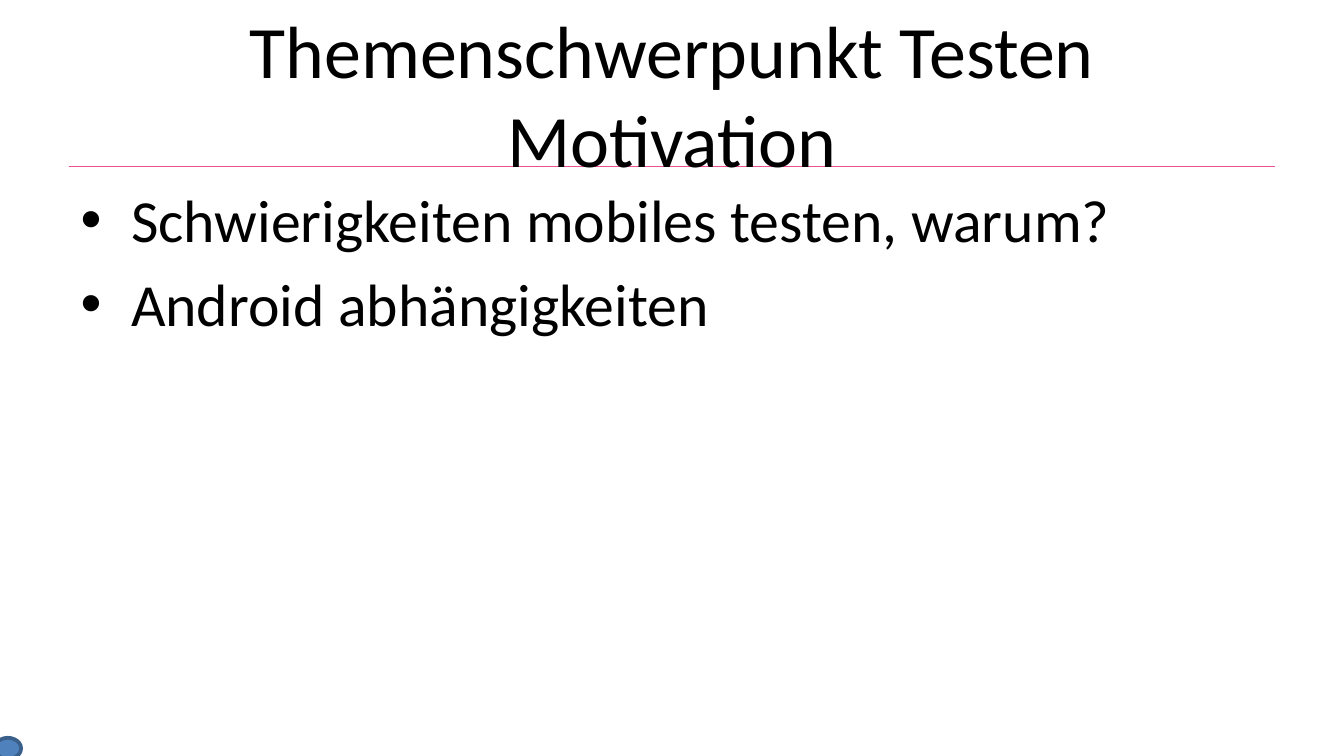
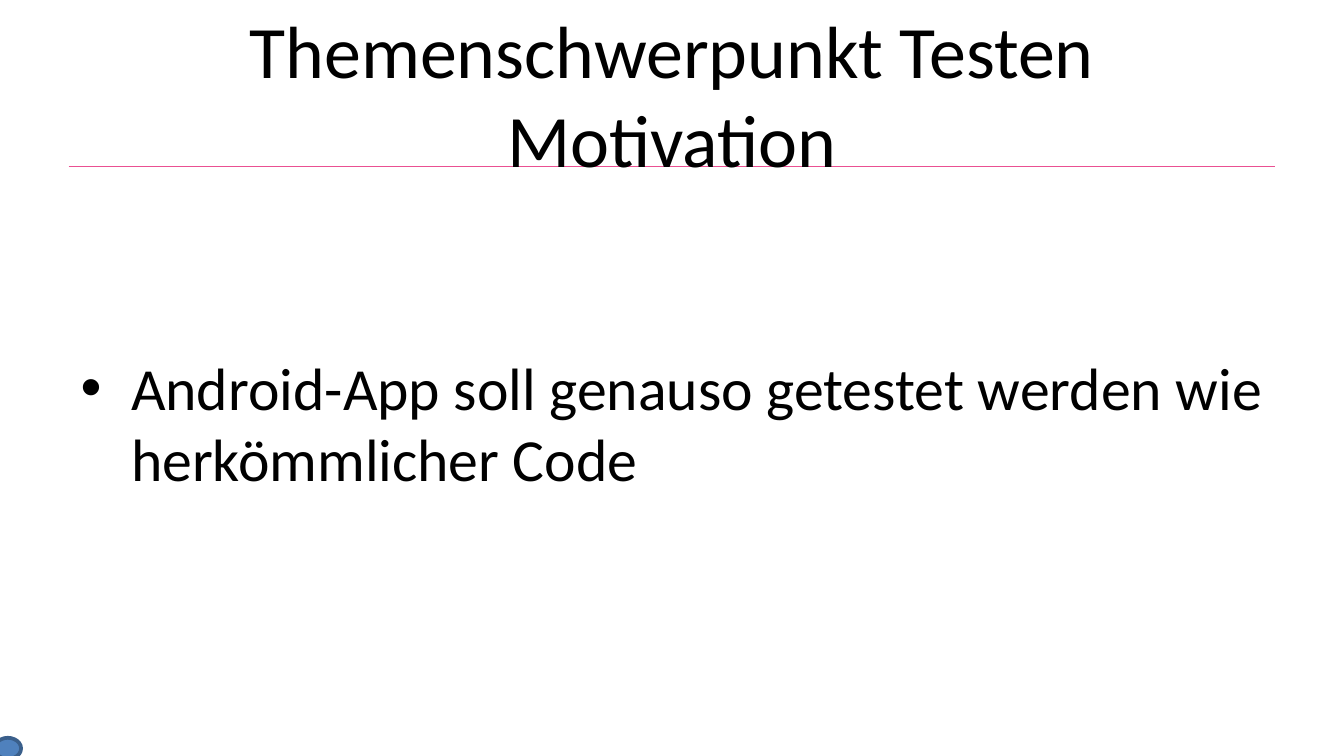
Before and after one commit to He1md4ll/MobileMeshViewer, a slide deck: slide 10 of docs/mobile_meshviewer_praezi.pptx (slide 7 before the commit). Drawn at 1344x756 pixels with LibreOffice and Linux fonts; fonts in the diff are those of the drawing; background and template pictures are left out. Boxes give left, top, right and bottom in pixels: in the first picture for what was removed or moved away, otherwise in the second. Text is boxed around its words. In the diff, an @@ line names an element or a change of style, - is before the commit and + after.

Commit message:
added some content to presentation (freifunk basics, motivation, basics testing)

```diff
--- a/docs/mobile_meshviewer_praezi.pptx
+++ b/docs/mobile_meshviewer_praezi.pptx
@@ text at [131,368,1262,482]: text changed @@
-• Schwierigkeiten mobiles testen, warum?
-• Android abhängigkeiten
+• Android-App soll genauso getestet werden wie herkömmlicher Code
```
Also in this commit, not shown: 6 other slides changed, 8 slides added.
